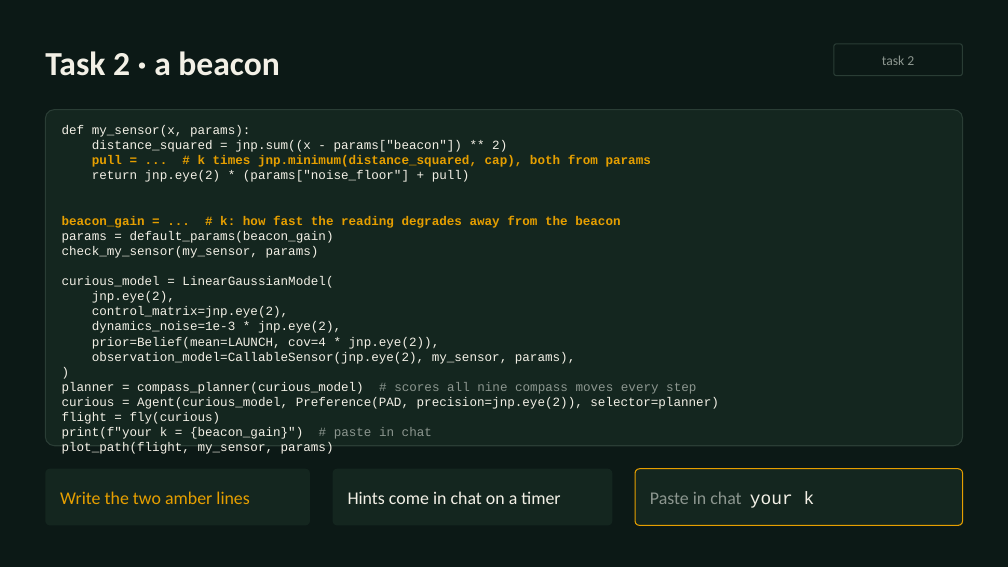
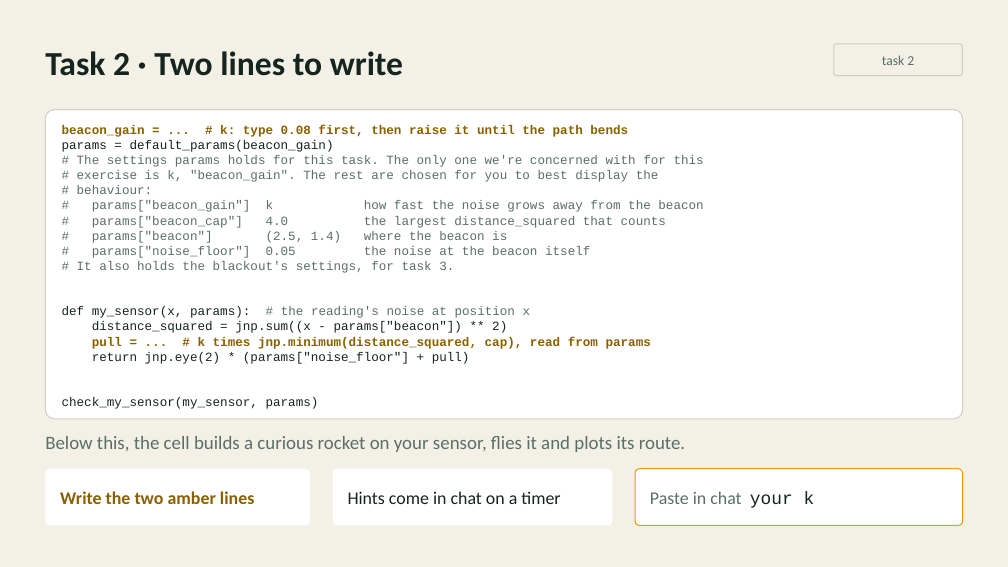
Before and after one commit to inferogenesis/cpomdp-workshop, a slide deck: slide 14 of deck/cpomdp_symposium_2026.pptx (slide 10 before the commit). Drawn at 1008x567 pixels with LibreOffice and Linux fonts; fonts in the diff are those of the drawing. Boxes give left, top, right and bottom in pixels: in the first picture for what was removed or moved away, otherwise in the second. Text is boxed around its words. In the diff, an @@ line names an element or a change of style, - is before the commit and + after.

Commit message:
feat: remake the deck in 31 slides on the light theme, with a timer for each task

```diff
--- a/deck/cpomdp_symposium_2026.pptx
+++ b/deck/cpomdp_symposium_2026.pptx
@@ background #0C1916 to #F3F0E6 @@
@@ text at (45, 51, 403, 76): text changed; text colour #F3F0E6 to #16241F @@
-Task 2 · a beacon
+Task 2 · Two lines to write
@@ rounded rectangle "task 2" at (834, 44, 963, 76): text colour #8C968F to #5B6F68; outline #2A3D35 1 pt to #D3CEBF 1 pt @@
@@ rounded rectangle "beacon_gain = ... # k: ...": place and size @@
-rounded rectangle "beacon_gain = ... # k: ..." at (45, 110, 963, 446)
+rounded rectangle "beacon_gain = ... # k: ..." at (45, 110, 963, 419)
@@ rounded rectangle "beacon_gain = ... # k: ..." at (45, 110, 963, 419): fill #14261F to #FFFFFF; outline #2A3D35 1 pt to #D3CEBF 1 pt; proportions changed @@
@@ text in rounded rectangle at (62, 125, 704, 318): text changed; text colour #F3F0E6 to #5B6F68 @@
-def my_sensor(x, params):
+beacon_gain = ... # k: type 0.08 first, then raise it until the path bends
+params = default_params(beacon_gain)
+# The settings params holds for this task. The only one we're concerned with for this
+# exercise is k, "beacon_gain". The rest are chosen for you to best display the
+# behaviour:
+# params["beacon_gain"] k how fast the noise grows away from the beacon
+# params["beacon_cap"] 4.0 the largest distance_squared that counts
+# params["beacon"] (2.5, 1.4) where the beacon is
+# params["noise_floor"] 0.05 the noise at the beacon itself
+# It also holds the blackout's settings, for task 3.
+def my_sensor(x, params): # the reading's noise at position x
@@ text in rounded rectangle at (62, 216, 620, 243): paragraphs removed @@
-beacon_gain = ... # k: how fast the reading degrades away from the beacon
-params = default_params(beacon_gain)
@@ text in rounded rectangle at (62, 276, 718, 454): paragraphs removed @@
-curious_model = LinearGaussianModel(
-jnp.eye(2),
-control_matrix=jnp.eye(2),
-dynamics_noise=1e-3 * jnp.eye(2),
-prior=Belief(mean=LAUNCH, cov=4 * jnp.eye(2)),
-observation_model=CallableSensor(jnp.eye(2), my_sensor, params),
-)
-planner = compass_planner(curious_model) # scores all nine compass moves every step
-curious = Agent(curious_model, Preference(PAD, precision=jnp.eye(2)), selector=planner)
-flight = fly(curious)
-print(f"your k = {beacon_gain}") # paste in chat
-plot_path(flight, my_sensor, params)
@@ text in rounded rectangle at (62, 321, 507, 409): text colour #F3F0E6 to #16241F in "distance_squared = jnp.sum((x - params["beacon"]) ** 2)", "return jnp.eye(2) * (params["noise_floor"] + pull)", "check_my_sensor(my_sensor, params)" @@
@@ text in rounded rectangle at (92, 337, 651, 349): text changed; text colour #E69F00 to #8A6000 @@
-pull = ... # k times jnp.minimum(distance_squared, cap), both from params
+pull = ... # k times jnp.minimum(distance_squared, cap), read from params
@@ text added at (45, 436, 685, 452), 18 pt, text #5B6F68 @@
+Below this, the cell builds a curious rocket on your sensor, flies it and plots its route.
@@ rounded rectangle "Write the two amber lines" at (45, 469, 310, 526): text colour #E69F00 to #8A6000, bold on; fill #14261F to #FFFFFF @@
@@ rounded rectangle "Hints come in chat on ..." at (333, 469, 613, 526): text colour #F3F0E6 to #16241F; fill #14261F to #FFFFFF @@
@@ rounded rectangle "Paste in chat your k" at (635, 469, 963, 526): text colour #8C968F to #5B6F68 in "Paste in chat"; text colour #F3F0E6 to #16241F in "your k"; fill #14261F to #FFFFFF @@
```
Also in this commit, not shown: 14 other slides changed, 16 slides added, 10 slides removed, 12 other files.
